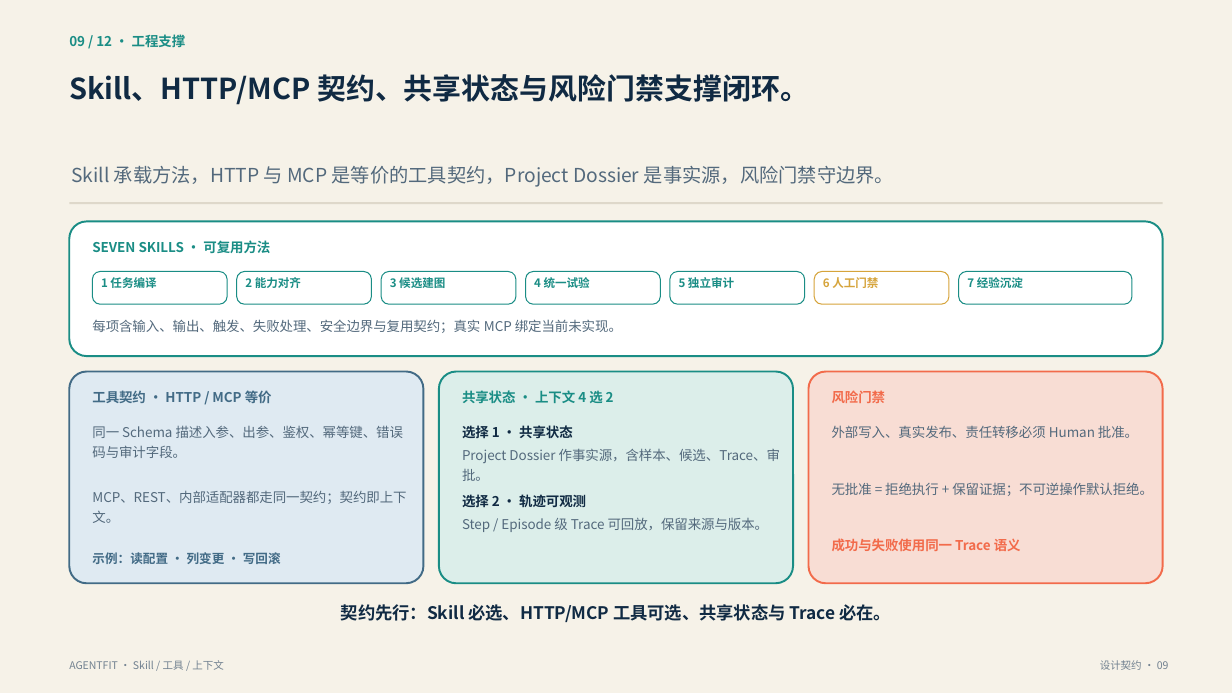
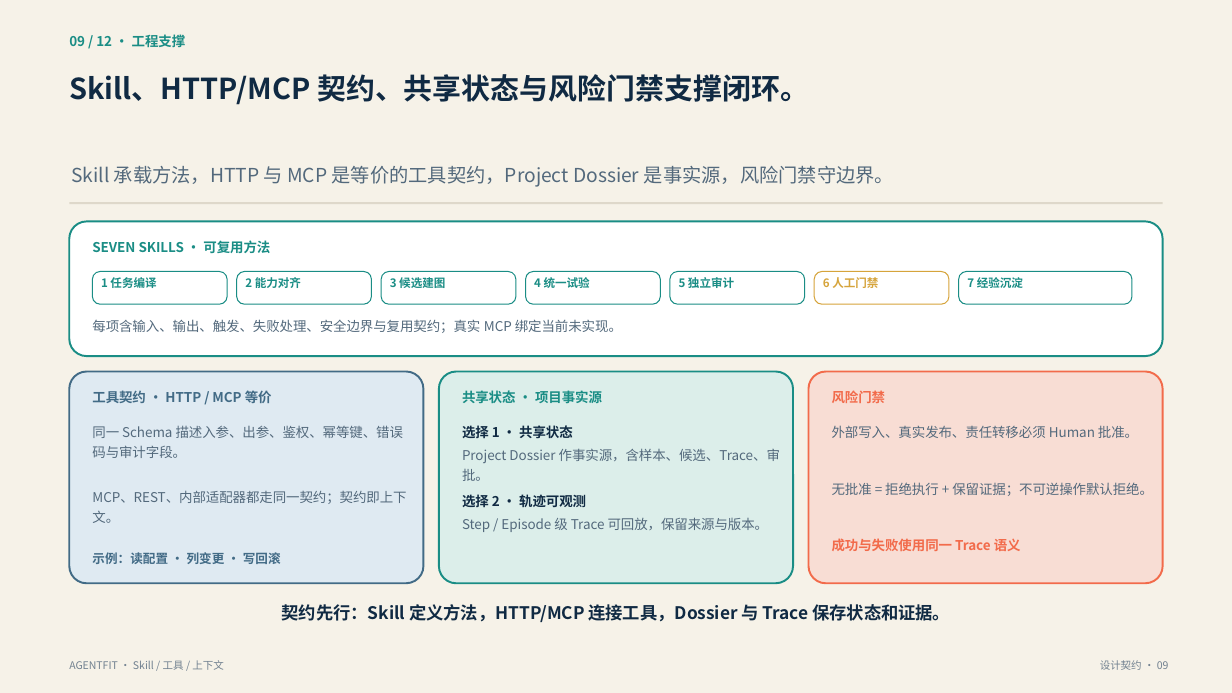
Before and after one commit to kailiangshang/agentfit, a slide deck: slide 9 of competition/2026-08-15/submission/agentfit-submission.pptx. Drawn at 1232x693 pixels with LibreOffice and Linux fonts; fonts in the diff are those of the drawing. Boxes give left, top, right and bottom in pixels: in the first picture for what was removed or moved away, otherwise in the second. Text is boxed around its words. In the diff, an @@ line names an element or a change of style, - is before the commit and + after.

```diff
--- a/competition/2026-08-15/submission/agentfit-submission.pptx
+++ b/competition/2026-08-15/submission/agentfit-submission.pptx
@@ text at [462, 390, 602, 403]: text changed @@
-共享状态 · 上下文 4 选 2
+共享状态 · 项目事实源
@@ text at [282, 604, 950, 622]: text changed @@
-契约先行：Skill 必选、HTTP/MCP 工具可选、共享状态与 Trace 必在。
+契约先行：Skill 定义方法，HTTP/MCP 连接工具，Dossier 与 Trace 保存状态和证据。
```
Also in this commit, not shown: 3 other slides changed, 15 other files.
